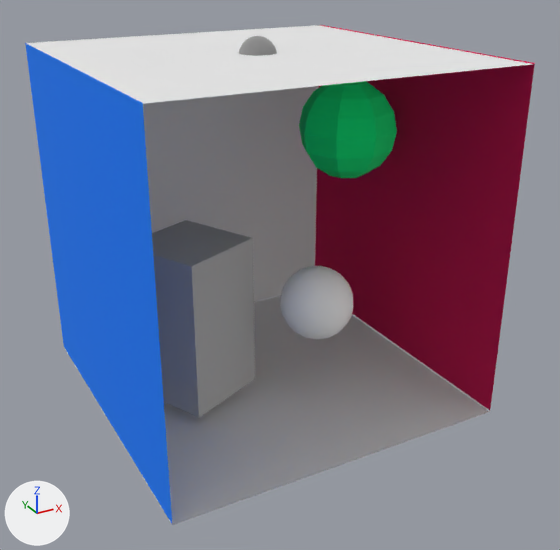
A saved change to the OBJ model LtRenderer/assets/cornell_box.obj.
Before and after are seen from a 50 mm lens placed at (-19.6, -38.0, 25.8), pointed at (0.5, -1.6, 7.6). The axes (+X, +Y, +Z) are drawn at lower left. The lights are the same throughout. Where no turn or scale is listed for an object, it has been applied to the vertices.

The scene before the commit, as lines of its bpy script (objects in view):
```python
mat_cornell_box_initialshadinggroup = principled_material('cornell_box_initialShadingGroup')
mat_cornell_box_initialshadinggroup.base_color = (0.5, 0.5, 0.5)  # grey #bcbcbc
mat_cornell_box_initialshadinggroup.roughness = 1.0
mat_metal3sg = principled_material('metal3SG')
mat_metal3sg.base_color = (0.0, 1.0, 0.24)  # green #00ff86
mat_metal3sg.roughness = 1.0
me_cornell_box = bpy.data.meshes.new('cornell_box')
me_cornell_box.from_pydata(...)  # 735 vertices, 1404 faces; spans x -10.0..10.1, y -10.0..10.0, z 0.0..20.9
# faces by material slot: [24, 8, 8, 112, 12, 480, 760]
me_cornell_box.materials.append(mat_lambert2sg)  # white #eaeaea
me_cornell_box.materials.append(mat_lambert5sg)  # blue #007cff
me_cornell_box.materials.append(mat_lambert4sg)  # pink #db0055
me_cornell_box.materials.append(mat_metal3sg)  # green #00ff86
me_cornell_box.materials.append(mat_cornell_box_initialshadinggroup)  # grey #bcbcbc
me_cornell_box.materials.append(mat_dielectricsg)  # white #ffffff
me_cornell_box.materials.append(mat_initialshadinggroup)  # grey #bcbcbc
ob_cornell_box = bpy.data.objects.new('cornell_box', me_cornell_box)
ob_cornell_box.location = (0.0, 0.0, 0.0)
```
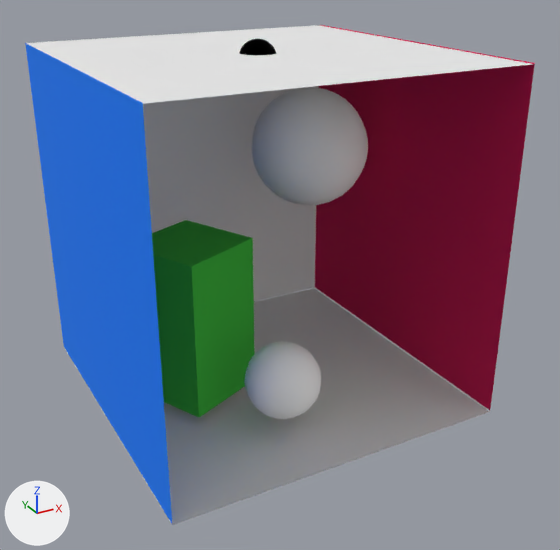
Location of each change, (x1, y1, x2, y2) in pixels of the pictures (560 x 550 px; the box of a moved part takes in the faces that stretch with it):
'cornell_box', recoloured, reshaped
    both: (25, 25, 535, 525)
part 1 of me_cornell_box, added
    after: (252, 87, 368, 205)
part 2 of me_cornell_box, moved or reshaped
    before: (280, 266, 353, 339)
    after: (244, 341, 321, 419)
part 3 of me_cornell_box, deleted (green)
    before: (299, 81, 397, 178)
part 4 of me_cornell_box, moved or reshaped
    before: (239, 36, 277, 56)
    after: (239, 39, 276, 56)

The change, as a diff of the scene's bpy script:
```diff
--- a/LtRenderer/assets/cornell_box.obj.py
+++ b/LtRenderer/assets/cornell_box.obj.py
@@ mat_metal3sg @@
 mat_metal3sg = principled_material('metal3SG')
-mat_metal3sg.base_color = (0.0, 1.0, 0.24)  # green #00ff86
+mat_metal3sg.base_color = (1.0, 1.0, 1.0)  # white #ffffff
 mat_metal3sg.roughness = 1.0
@@ mat_cornell_box_initialshadinggroup @@
 mat_cornell_box_initialshadinggroup = principled_material('cornell_box_initialShadingGroup')
-mat_cornell_box_initialshadinggroup.base_color = (0.5, 0.5, 0.5)  # grey #bcbcbc
+mat_cornell_box_initialshadinggroup.base_color = (0.04, 0.52, 0.04)  # green #38bf38
 mat_cornell_box_initialshadinggroup.roughness = 1.0
@@ mat_cornell_box_initialshadinggroup2 @@
+mat_cornell_box_initialshadinggroup2 = principled_material('cornell_box_initialShadingGroup2')
+mat_cornell_box_initialshadinggroup2.base_color = (0.0, 0.0, 0.0)  # black #000000
+mat_cornell_box_initialshadinggroup2.metallic = 11.0
+mat_cornell_box_initialshadinggroup2.roughness = 1.0
@@ me_cornell_box @@
 # used by ob_cornell_box; location = (0.0, 0.0, 0.0)
-me_cornell_box.from_pydata(...)  # 735 vertices, 1404 faces; spans x -10.0..10.1, y -10.0..10.0, z 0.0..20.9
+me_cornell_box.from_pydata(...)  # 1059 vertices, 2052 faces; spans x -10.0..10.1, y -10.0..10.0, z 0.0..20.7
+# me_cornell_box part 1: a new loose piece, a UV sphere (20 segments, 20 rings, poles along z) spanning x 1.3..8.6, y -0.9..6.3, z 10.0..17.3, in mat_metal3sg (white #ffffff)
+# me_cornell_box part 2: the loose piece of 242 vertices spanning x -0.3..4.0, y -5.7..-1.4, z 4.2..8.4 is moved by (-3.4, -2.1, -3.1)
+# me_cornell_box part 3: the loose piece of 58 vertices spanning x 3.3..9.3, y -2.3..3.7, z 12.1..18.1 is deleted
+# me_cornell_box part 4: 318 vertices removed from x -1.0..1.0, y -1.0..1.0, z 18.8..20.9; 318 vertices added at x -1.0..1.0, y -1.0..1.0, z 18.6..20.7
 me_cornell_box.materials.append(mat_lambert2sg)
@@ me_cornell_box @@
 me_cornell_box.materials.append(mat_dielectricsg)
-me_cornell_box.materials.append(mat_initialshadinggroup)  # grey #bcbcbc
+me_cornell_box.materials.append(mat_cornell_box_initialshadinggroup2)  # black #000000
```
